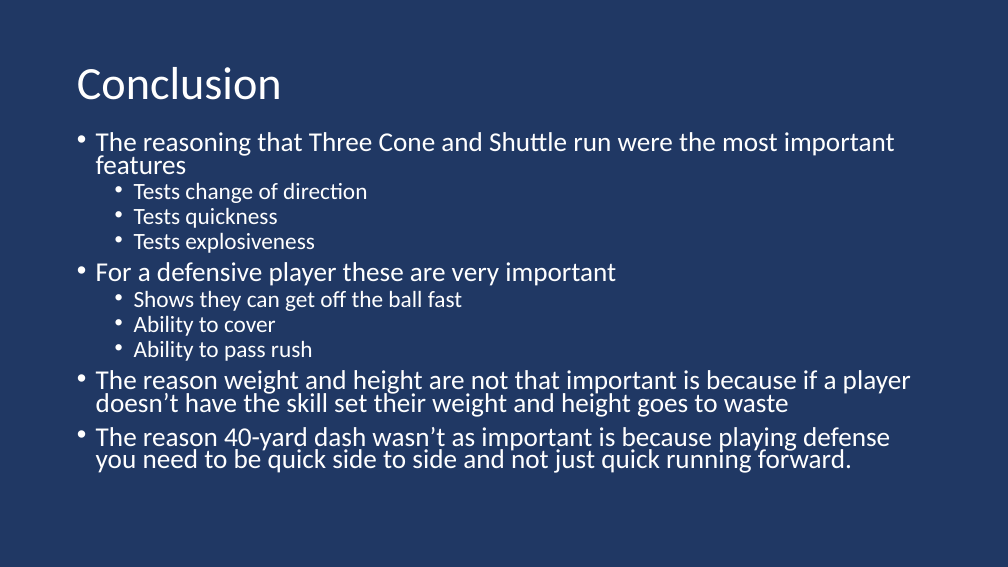
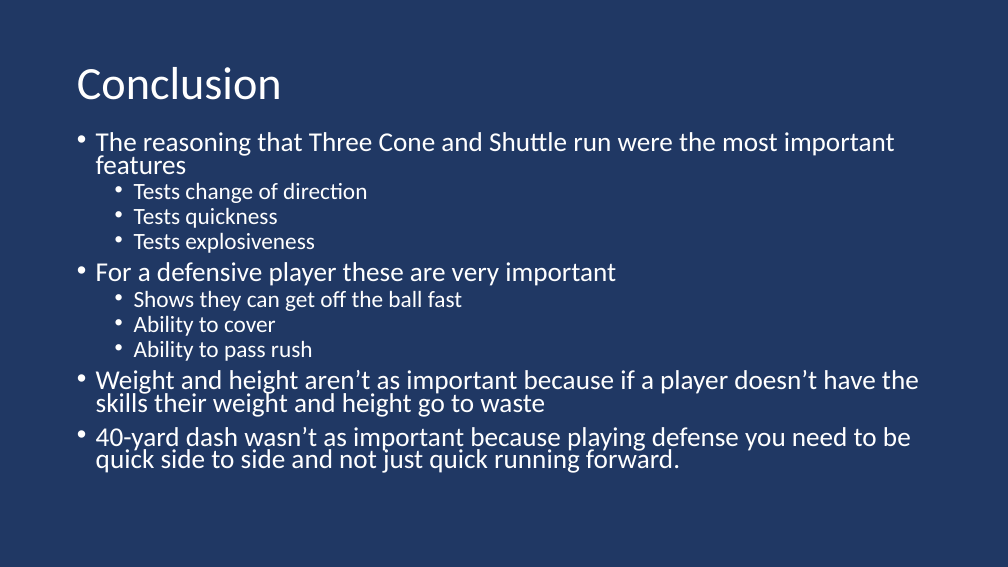
Before and after one commit to jkurt13/CapstoneTwo, a slide deck: slide 13 of Reports/Final_Report_Presentation.pptx (slide 12 before the commit). Drawn at 1008x567 pixels with LibreOffice and Linux fonts; fonts in the diff are those of the drawing. Boxes give left, top, right and bottom in pixels: in the first picture for what was removed or moved away, otherwise in the second. Text is boxed around its words. In the diff, an @@ line names an element or a change of style, - is before the commit and + after.

```diff
--- a/Reports/Final_Report_Presentation.pptx
+++ b/Reports/Final_Report_Presentation.pptx
@@ text at [96, 370, 919, 473]: text changed @@
-• The reason weight and height are not that important is because if a player doesn’t have the skill set their weight and height goes to waste
-• The reason 40-yard dash wasn’t as important is because playing defense you need to be quick side to side and not just quick running forward.
+• Weight and height aren’t as important because if a player doesn’t have the skills their weight and height go to waste
+• 40-yard dash wasn’t as important because playing defense you need to be quick side to side and not just quick running forward.
```
Also in this commit, not shown: 4 other slides changed, 1 slide added.
